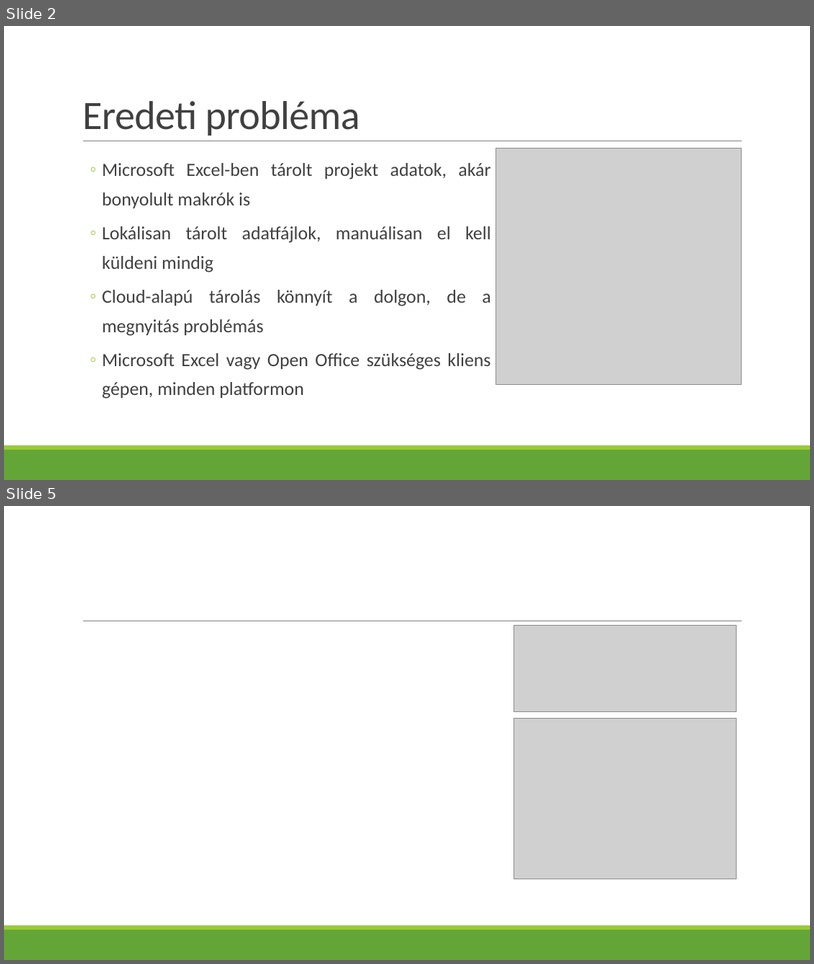
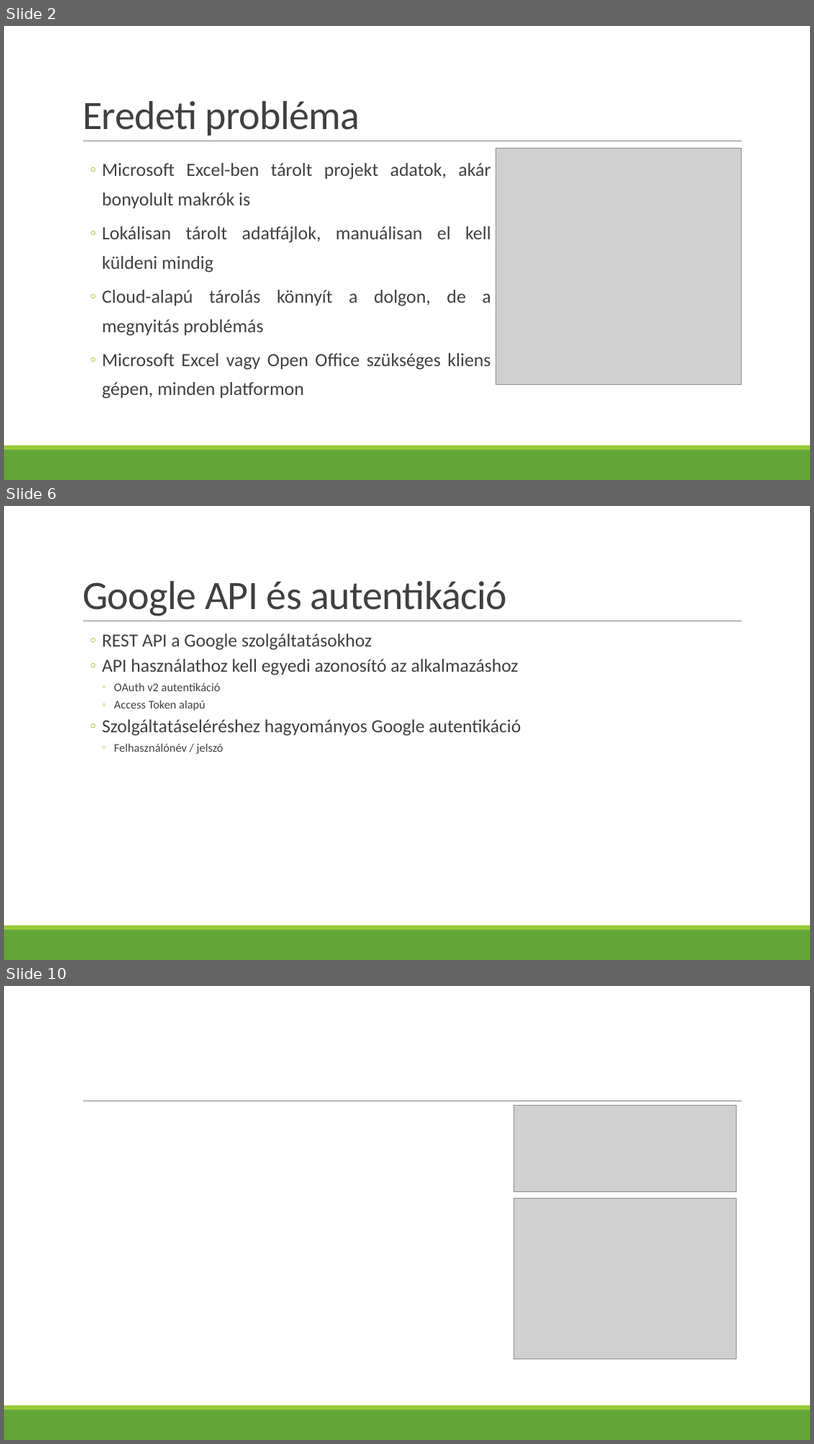
Before and after one commit to valyonbalazs/softarch, a slide deck: specification/prezentacio_v01.pptx. Shown one above the other, each under a label of ours: slides 2 and 5 before the commit, slides 2, 6 and 10 after it; the slides between them are not shown. The pictures are 814x964 and 814x1444 pixels, drawn with LibreOffice and Linux fonts; fonts in the diff are those of the drawing; grey boxes stand for pictures. Boxes give left, top, right and bottom in pixels: in the first picture for what was removed or moved away, otherwise in the second. Text is boxed around its words. In the diff, an @@ line names an element or a change of style, - is before the commit and + after.

```diff
--- a/specification/prezentacio_v01.pptx
+++ b/specification/prezentacio_v01.pptx
@@ slide 6 added at (4,506,810,960), background #FFFFFF; not listed: 3 template elements that a slide beside it also shows @@
@@ title added at (82,581,508,616), 48 pt, text #404040 @@
+Google API és autentikáció
@@ text added at (102,633,521,754), 22 pt, text #404040 @@
+  ◦ REST API a Google szolgáltatásokhoz
+  ◦ API használathoz kell egyedi azonosító az alkalmazáshoz
+    ◦ OAuth v2 autentikáció
+    ◦ Access Token alapú
+  ◦ Szolgáltatáseléréshez hagyományos Google autentikáció
+    ◦ Felhasználónév / jelszó
@@ what was slide 5 is now slide 10 @@
```
Also in this commit, not shown: 1 slide changed, 5 other slides added, 1 slide removed.
